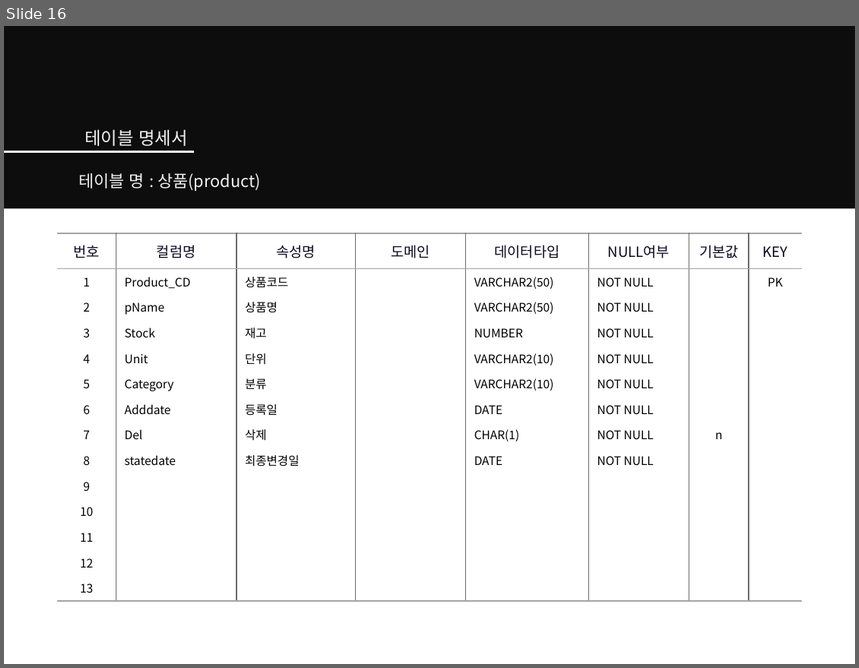
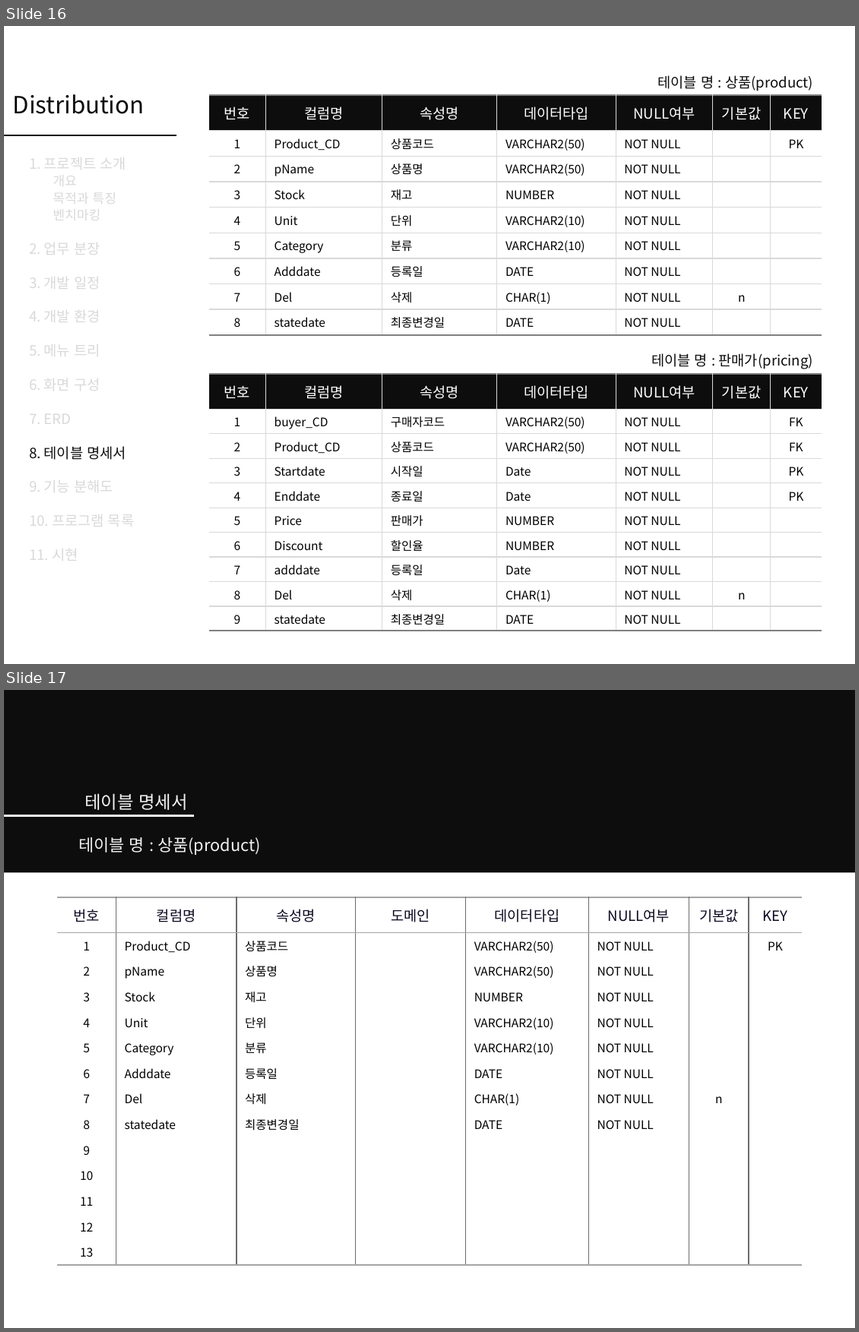
Before and after one commit to Peh9397/Distribution, a slide deck: Distribution.pptx. Shown one above the other, each under a label of ours: slide 16 before the commit, slides 16 and 17 after it. The pictures are 859x668 and 859x1332 pixels, drawn with LibreOffice and Linux fonts; fonts in the diff are those of the drawing. Boxes give left, top, right and bottom in pixels: in the first picture for what was removed or moved away, otherwise in the second. Text is boxed around its words. In the diff, an @@ line names an element or a change of style, - is before the commit and + after.

Commit message:
발표  전체 ppt파일 2차 발표:테이블명세서까지

```diff
--- a/Distribution.pptx
+++ b/Distribution.pptx
@@ slide 16 added at box(4, 26, 855, 664), background #FFFFFF @@
@@ text added at box(658, 75, 813, 91), 12 pt, text #0D0D0D @@
+테이블 명 : 상품(product)
@@ text added at box(13, 94, 145, 114), 20 pt, text #0D0D0D @@
+Distribution
@@ table added at box(209, 95, 823, 332), 9 rows, 7 columns @@
+번호 | 컬럼명 | 속성명 | 데이터타입 | NULL여부 | 기본값 | KEY
+1 | Product_CD | 상품코드 | VARCHAR2(50) | NOT NULL |  | PK
+2 | pName | 상품명 | VARCHAR2(50) | NOT NULL |  | 
+3 | Stock | 재고 | NUMBER | NOT NULL |  | 
+4 | Unit | 단위 | VARCHAR2(10) | NOT NULL |  | 
+5 | Category | 분류 | VARCHAR2(10) | NOT NULL |  | 
+6 | Adddate | 등록일 | DATE | NOT NULL |  | 
+7 | Del | 삭제 | CHAR(1) | NOT NULL | n | 
+8 | statedate | 최종변경일 | DATE | NOT NULL |  | 
@@ line added from (4, 135) to (177, 135), #0D0D0D 1.5 pt @@
@@ text added at box(29, 153, 134, 565), 12 pt, text #D9D9D9 @@
+1. 프로젝트 소개
+개요
+목적과 특징
+벤치마킹
+2. 업무 분장
+3. 개발 일정
+4. 개발 환경
+5. 메뉴 트리
+6. 화면 구성
+7. ERD
+8. 테이블 명세서
+9. 기능 분해도
+10. 프로그램 목록
+11. 시현
@@ text added at box(652, 354, 814, 370), 12 pt, text #0D0D0D @@
+테이블 명 : 판매가(pricing)
@@ table added at box(209, 374, 823, 632), 10 rows, 7 columns @@
+번호 | 컬럼명 | 속성명 | 데이터타입 | NULL여부 | 기본값 | KEY
+1 | buyer_CD | 구매자코드 | VARCHAR2(50) | NOT NULL |  | FK
+2 | Product_CD | 상품코드 | VARCHAR2(50) | NOT NULL |  | FK
+3 | Startdate | 시작일 | Date | NOT NULL |  | PK
+4 | Enddate | 종료일 | Date | NOT NULL |  | PK
+5 | Price | 판매가 | NUMBER | NOT NULL |  | 
+6 | Discount | 할인율 | NUMBER | NOT NULL |  | 
+7 | adddate | 등록일 | Date | NOT NULL |  | 
+8 | Del | 삭제 | CHAR(1) | NOT NULL | n | 
+9 | statedate | 최종변경일 | DATE | NOT NULL |  | 
@@ what was slide 16 is now slide 17 @@
```
Also in this commit, not shown: 1 slide changed, 10 other files.
